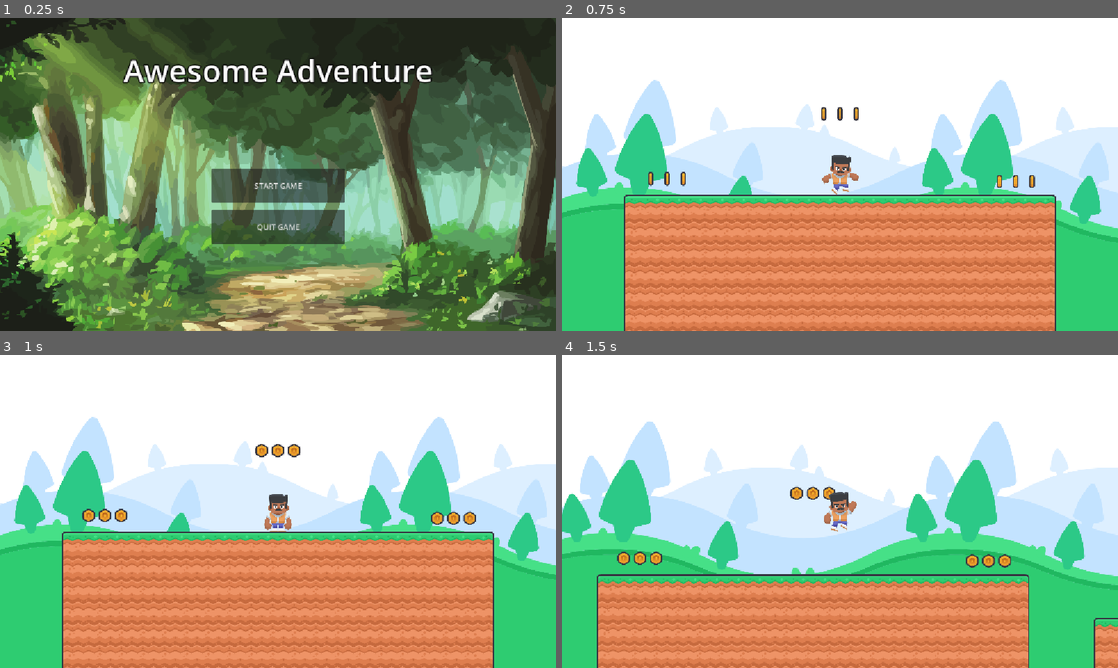
Above: before the commit, frames 1-4 (two rows, left to right).
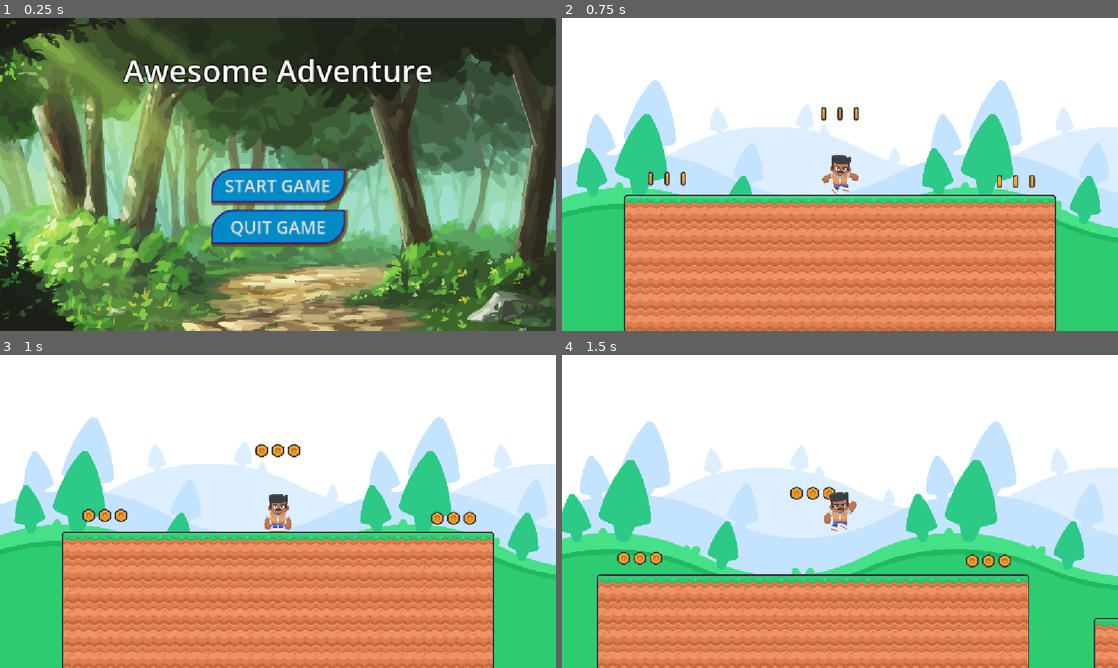
Above: after the commit, the same moments.

Repository: ericvennemeyer/GDTV_godot_ui
Game: Godot game, scene res://Scenes/Game Scenes/UI Scenes/main_menu.tscn
Same seed, same stepped clock (60 frames per second), same inputs: the game is played once before the commit and once after it. This scene is started directly instead of the project's main scene.
Inputs:
- Up to frame 1 (0.25 s): no input
- Up to frame 2 (0.75 s): click "START GAME" at 0.5 s
- Up to frame 3 (1 s): no input
- Up to frame 4 (1.5 s): tap Enter (ui_accept) at 1.25 s; hold Right (ui_right) from 1.28 s (still down)

The runs differ from the first frame. In frame 1, 5.8% of the frame differs, in the area x 38-63%, y 48-74%; in frame 2, nothing differs; in frame 3, nothing differs; in frame 4, nothing differs.

Commit message:
2.5 -- Theme Overrides & Styleboxes

Diff:
--- a/GameDev UI Base Project/Scenes/Game Scenes/UI Scenes/difficulty_select.tscn
+++ b/GameDev UI Base Project/Scenes/Game Scenes/UI Scenes/difficulty_select.tscn
@@ -1,4 +1,8 @@
 [gd_scene format=3 uid="uid://ber5qfk82iq40"]
+
+[ext_resource type="StyleBox" uid="uid://ct01x6yvlhye3" path="res://StyleBoxes/blue_button_normal.tres" id="1_uduo8"]
+[ext_resource type="StyleBox" uid="uid://b0lllh7bgrvaj" path="res://StyleBoxes/blue_button_pressed.tres" id="2_i5ssw"]
+[ext_resource type="StyleBox" uid="uid://cn5b7etbgg88d" path="res://StyleBoxes/blue_button_hover.tres" id="3_nlgw5"]
 
 [sub_resource type="LabelSettings" id="LabelSettings_g2w5j"]
 font_size = 64
@@ -34,10 +38,10 @@
 anchor_top = 0.5
 anchor_right = 0.5
 anchor_bottom = 0.5
-offset_left = -139.5
-offset_top = -132.0
-offset_right = 139.5
-offset_bottom = 259.0
+offset_left = -197.25
+offset_top = -124.0
+offset_right = 197.25
+offset_bottom = 267.0
 grow_horizontal = 2
 grow_vertical = 2
 theme_override_constants/separation = 15
@@ -46,25 +50,45 @@
 [node name="Button" type="Button" parent="VBoxContainer" unique_id=1492855013]
 layout_mode = 2
 size_flags_vertical = 3
+theme_override_font_sizes/font_size = 32
+theme_override_styles/normal = ExtResource("1_uduo8")
+theme_override_styles/pressed = ExtResource("2_i5ssw")
+theme_override_styles/hover = ExtResource("3_nlgw5")
 text = "Super Easy"
 
 [node name="Button2" type="Button" parent="VBoxContainer" unique_id=654724423]
 layout_mode = 2
 size_flags_vertical = 3
+theme_override_font_sizes/font_size = 32
+theme_override_styles/normal = ExtResource("1_uduo8")
+theme_override_styles/pressed = ExtResource("2_i5ssw")
+theme_override_styles/hover = ExtResource("3_nlgw5")
 text = "Easy"
 
 [node name="Button3" type="Button" parent="VBoxContainer" unique_id=202939449]
 layout_mode = 2
 size_flags_vertical = 3
 size_flags_stretch_ratio = 1.5
+theme_override_font_sizes/font_size = 32
+theme_override_styles/normal = ExtResource("1_uduo8")
+theme_override_styles/pressed = ExtResource("2_i5ssw")
+theme_override_styles/hover = ExtResource("3_nlgw5")
 text = "Normal"
 
 [node name="Button4" type="Button" parent="VBoxContainer" unique_id=880595099]
 layout_mode = 2
 size_flags_vertical = 3
+theme_override_font_sizes/font_size = 32
+theme_override_styles/normal = ExtResource("1_uduo8")
+theme_override_styles/pressed = ExtResource("2_i5ssw")
+theme_override_styles/hover = ExtResource("3_nlgw5")
 text = "Hard"
 
 [node name="Button5" type="Button" parent="VBoxContainer" unique_id=1261041769]
 layout_mode = 2
 size_flags_vertical = 3
+theme_override_font_sizes/font_size = 32
+theme_override_styles/normal = ExtResource("1_uduo8")
+theme_override_styles/pressed = ExtResource("2_i5ssw")
+theme_override_styles/hover = ExtResource("3_nlgw5")
 text = "INSANE OMG OMG!!"
--- a/GameDev UI Base Project/Scenes/Game Scenes/UI Scenes/main_menu.tscn
+++ b/GameDev UI Base Project/Scenes/Game Scenes/UI Scenes/main_menu.tscn
@@ -2,6 +2,9 @@
 
 [ext_resource type="Script" uid="uid://bu6gsuneykydh" path="res://Scenes/Game Scenes/UI Scenes/main_menu.gd" id="1_d5wsu"]
 [ext_resource type="Texture2D" uid="uid://ben3nfjr0rvp5" path="res://Assets/UI Art/MainMenuBackground.png" id="2_olann"]
+[ext_resource type="StyleBox" uid="uid://ct01x6yvlhye3" path="res://StyleBoxes/blue_button_normal.tres" id="3_jpk73"]
+[ext_resource type="StyleBox" uid="uid://b0lllh7bgrvaj" path="res://StyleBoxes/blue_button_pressed.tres" id="4_54ksr"]
+[ext_resource type="StyleBox" uid="uid://cn5b7etbgg88d" path="res://StyleBoxes/blue_button_hover.tres" id="5_3m6mk"]
 
 [sub_resource type="LabelSettings" id="LabelSettings_biyew"]
 font_size = 64
@@ -60,11 +63,19 @@
 [node name="StartGameButton" type="Button" parent="VBoxContainer" unique_id=555335236]
 layout_mode = 2
 size_flags_vertical = 3
+theme_override_font_sizes/font_size = 36
+theme_override_styles/normal = ExtResource("3_jpk73")
+theme_override_styles/pressed = ExtResource("4_54ksr")
+theme_override_styles/hover = ExtResource("5_3m6mk")
 text = "START GAME"
 
 [node name="QuitGameButton" type="Button" parent="VBoxContainer" unique_id=1171092982]
 layout_mode = 2
 size_flags_vertical = 3
+theme_override_font_sizes/font_size = 36
+theme_override_styles/normal = ExtResource("3_jpk73")
+theme_override_styles/pressed = ExtResource("4_54ksr")
+theme_override_styles/hover = ExtResource("5_3m6mk")
 text = "QUIT GAME"
 
 [connection signal="pressed" from="VBoxContainer/StartGameButton" to="." method="_on_start_game_button_pressed"]
--- /dev/null
+++ b/GameDev UI Base Project/StyleBoxes/blue_button_hover.tres
@@ -0,0 +1,16 @@
+[gd_resource type="StyleBoxFlat" format=3 uid="uid://cn5b7etbgg88d"]
+
+[resource]
+bg_color = Color(1.2321472e-05, 0.69879436, 0.9894257, 1)
+border_width_left = 5
+border_width_top = 5
+border_width_right = 5
+border_width_bottom = 5
+border_color = Color(0.290991, 0.0010336079, 0.5374164, 1)
+border_blend = true
+corner_radius_top_left = 45
+corner_radius_bottom_right = 45
+corner_detail = 16
+shadow_color = Color(0.33333334, 0.25882354, 0, 0.7764706)
+shadow_size = 5
+shadow_offset = Vector2(3, 3)
--- /dev/null
+++ b/GameDev UI Base Project/StyleBoxes/blue_button_normal.tres
@@ -0,0 +1,16 @@
+[gd_resource type="StyleBoxFlat" format=3 uid="uid://ct01x6yvlhye3"]
+
+[resource]
+bg_color = Color(0, 0.54352933, 0.77713925, 1)
+border_width_left = 5
+border_width_top = 5
+border_width_right = 5
+border_width_bottom = 5
+border_color = Color(0.290991, 0.0010336079, 0.5374164, 1)
+border_blend = true
+corner_radius_top_left = 45
+corner_radius_bottom_right = 45
+corner_detail = 16
+shadow_color = Color(0.33333334, 0.25882354, 0, 0.7764706)
+shadow_size = 5
+shadow_offset = Vector2(3, 3)
--- /dev/null
+++ b/GameDev UI Base Project/StyleBoxes/blue_button_pressed.tres
@@ -0,0 +1,16 @@
+[gd_resource type="StyleBoxFlat" format=3 uid="uid://b0lllh7bgrvaj"]
+
+[resource]
+bg_color = Color(0, 0.36364922, 0.52498275, 1)
+border_width_left = 5
+border_width_top = 5
+border_width_right = 5
+border_width_bottom = 5
+border_color = Color(0.290991, 0.0010336079, 0.5374164, 1)
+border_blend = true
+corner_radius_top_left = 45
+corner_radius_bottom_right = 45
+corner_detail = 16
+shadow_color = Color(0.33333334, 0.25882354, 0, 0.7764706)
+shadow_size = 5
+shadow_offset = Vector2(3, 3)
--- a/GameDev UI Base Project/project.godot
+++ b/GameDev UI Base Project/project.godot
@@ -26,7 +26,8 @@
 
 folder_colors={
 "res://Assets/": "green",
-"res://Scenes/": "blue"
+"res://Scenes/": "blue",
+"res://StyleBoxes/": "purple"
 }
 
 [input]
